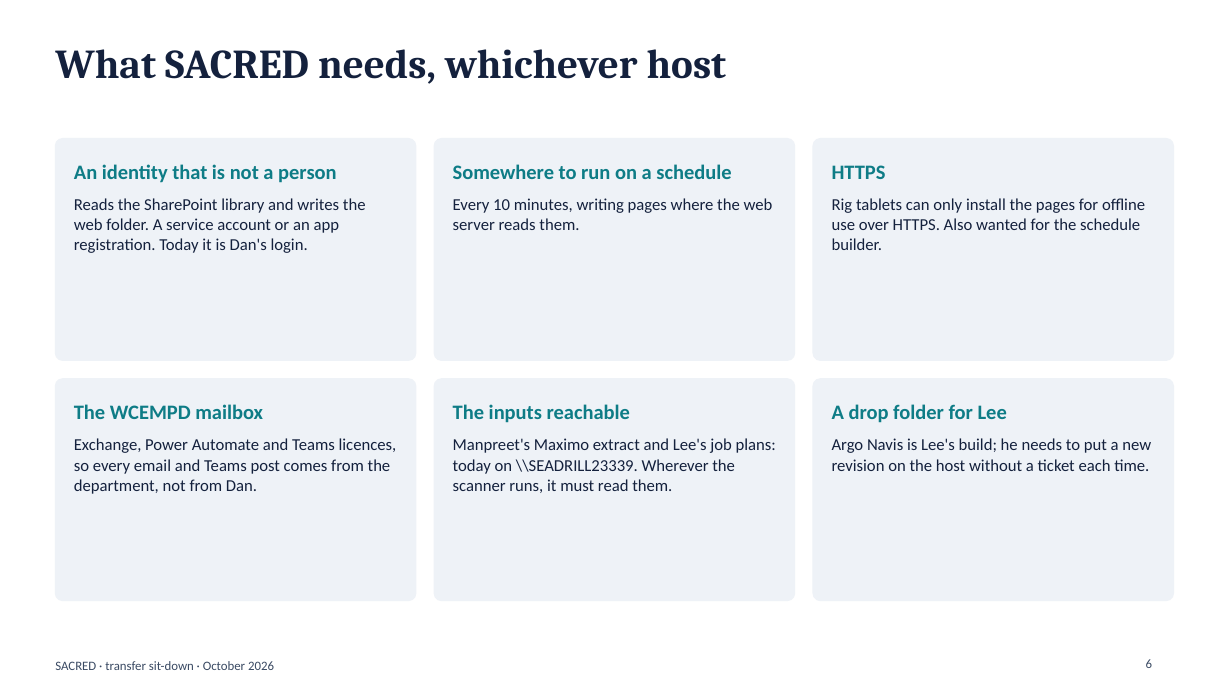
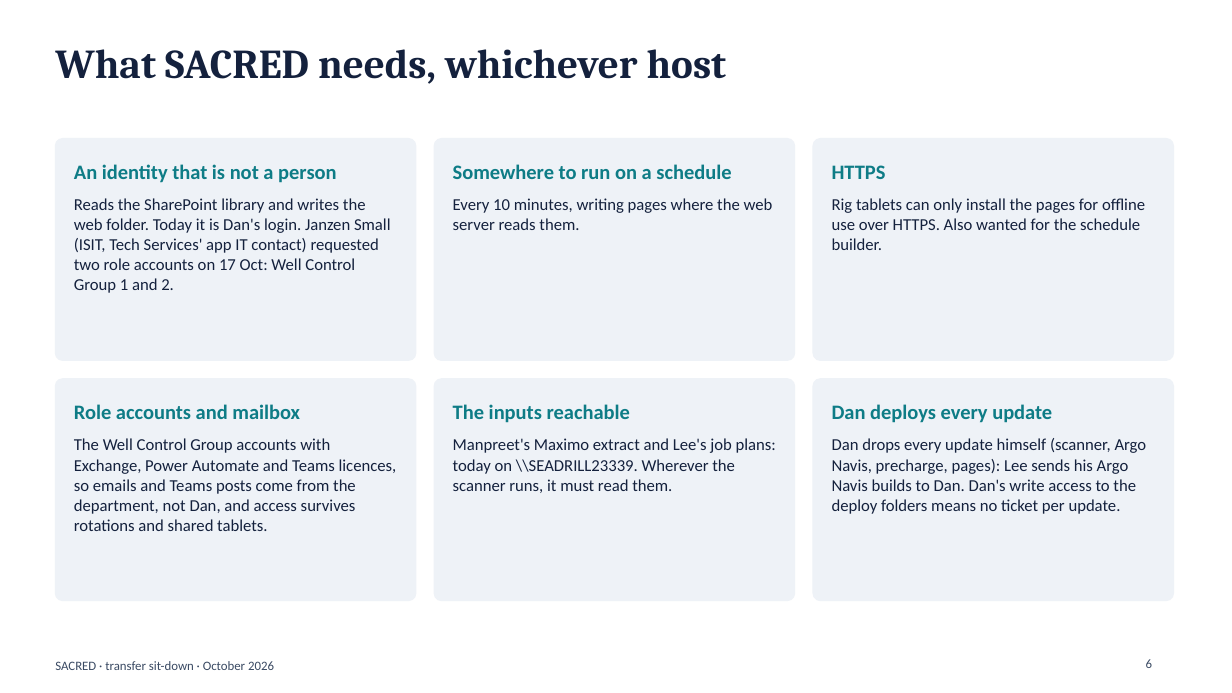
Before and after one commit to dplant494-svg/Dans-projects, a slide deck: slide 6 of SACRED-TRANSFER-DECK-2026-10.pptx. Drawn at 1232x693 pixels with LibreOffice and Linux fonts; fonts in the diff are those of the drawing. Boxes give left, top, right and bottom in pixels: in the first picture for what was removed or moved away, otherwise in the second. Text is boxed around its words. In the diff, an @@ line names an element or a change of style, - is before the commit and + after.

```diff
--- a/SACRED-TRANSFER-DECK-2026-10.pptx
+++ b/SACRED-TRANSFER-DECK-2026-10.pptx
@@ text at (74, 198, 391, 293): text changed @@
-Reads the SharePoint library and writes the web folder. A service account or an app registration. Today it is Dan's login.
+Reads the SharePoint library and writes the web folder. Today it is Dan's login. Janzen Small (ISIT, Tech Services' app IT contact) requested two role accounts on 17 Oct: Well Control Group 1 and 2.
@@ text at (74, 404, 300, 419): text changed @@
-The WCEMPD mailbox
+Role accounts and mailbox
@@ text at (832, 404, 1052, 423): text changed @@
-A drop folder for Lee
+Dan deploys every update
@@ text at (74, 438, 397, 531): text changed @@
-Exchange, Power Automate and Teams licences, so every email and Teams post comes from the department, not from Dan.
+The Well Control Group accounts with Exchange, Power Automate and Teams licences, so emails and Teams posts come from the department, not Dan, and access survives rotations and shared tablets.
@@ text at (832, 438, 1147, 514): text changed @@
-Argo Navis is Lee's build; he needs to put a new revision on the host without a ticket each time.
+Dan drops every update himself (scanner, Argo Navis, precharge, pages): Lee sends his Argo Navis builds to Dan. Dan's write access to the deploy folders means no ticket per update.
```
Also in this commit, not shown: 5 other slides changed, 5 other files.
